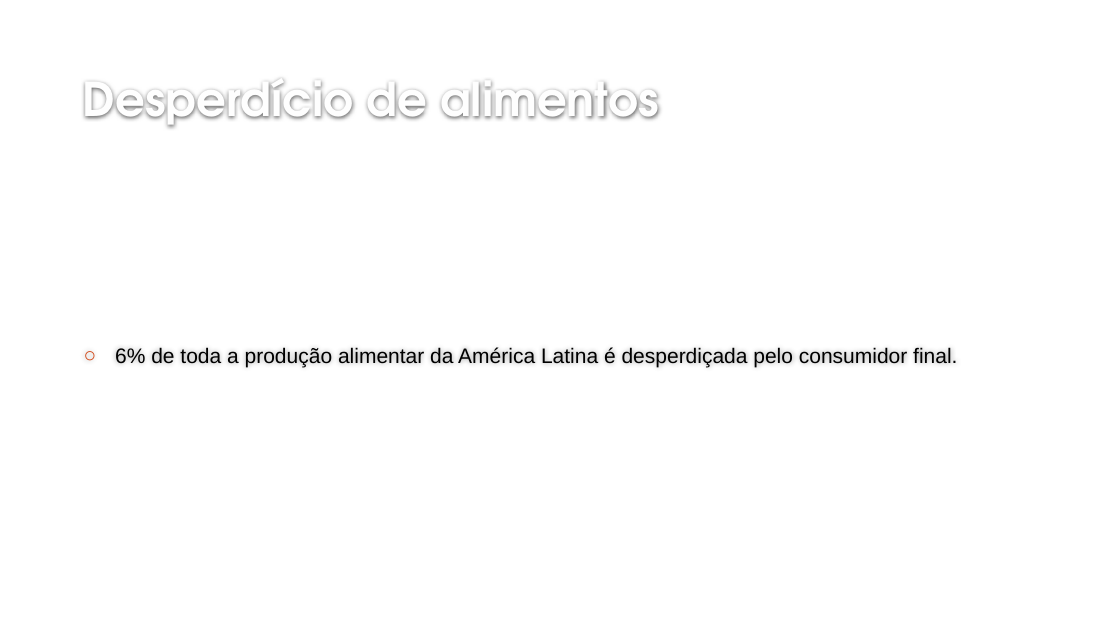
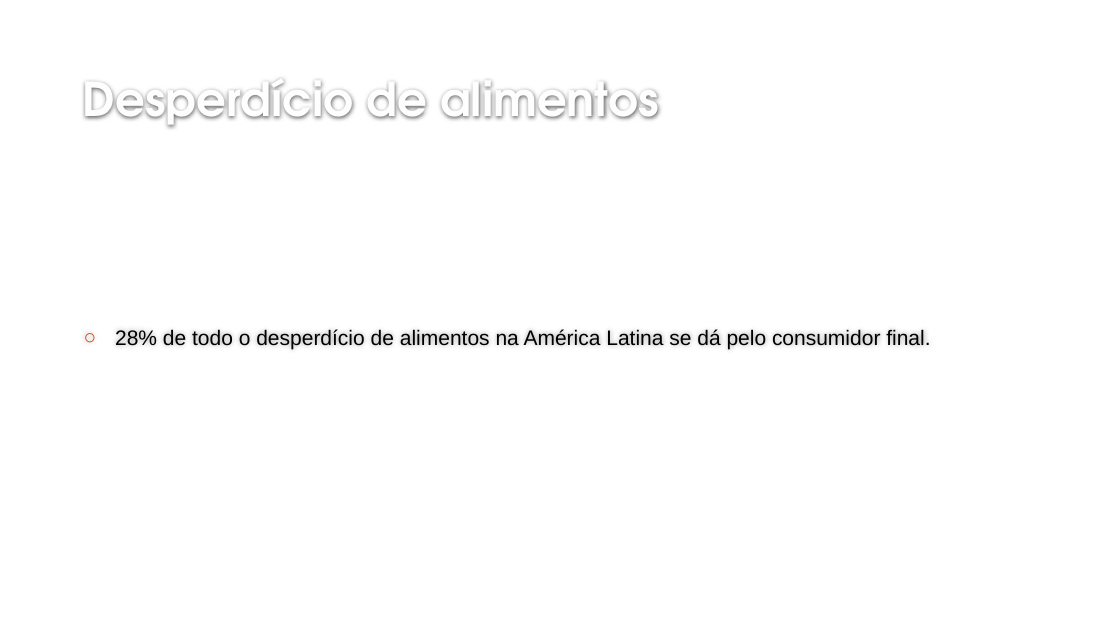
Before and after one commit to leandroGenios/TCC, a slide deck: slide 2 of Nova pasta/MAIS PRATOS.pptx. Drawn at 1120x630 pixels with LibreOffice and Linux fonts; fonts in the diff are those of the drawing; background and template pictures are left out. Boxes give left, top, right and bottom in pixels: in the first picture for what was removed or moved away, otherwise in the second. Text is boxed around its words. In the diff, an @@ line names an element or a change of style, - is before the commit and + after.

```diff
--- a/Nova pasta/MAIS PRATOS.pptx
+++ b/Nova pasta/MAIS PRATOS.pptx
@@ text at (115,329,930,349): text changed @@
-○ 6% de toda a produção alimentar da América Latina é desperdiçada pelo consumidor final.
+○ 28% de todo o desperdício de alimentos na América Latina se dá pelo consumidor final.
```
Also in this commit, not shown: 2 slides added, 1 other file.
